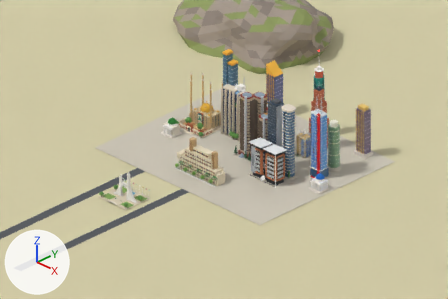
An edit to the Blender file blender/cyberlife.blend, drawn before and after from the same camera.
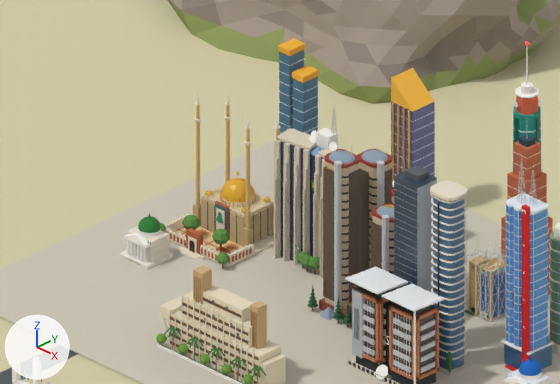
There are two pictures of each version: one from the file's camera 'PreviewCam', one close up on the part from 26% to 74% of the width and 11% to 61% of the height. Every picture has the same lights, and +X, +Y and +Z are marked at lower left. The first two pictures are the older version.

In view in the first close-up: 'Ground', 'aso-rock_instance', 'atlantic-trust_instance', 'cbn_instance', 'galaxy-backbone_instance', 'min-finance_instance', 'naira-pay_instance', 'national-mosque_instance', 'nirsal_instance', 'nnpc_instance', 'nrs_instance', 'ship-house_instance', 'wtc_instance' and 5 more.
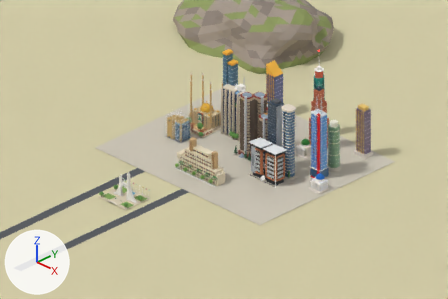
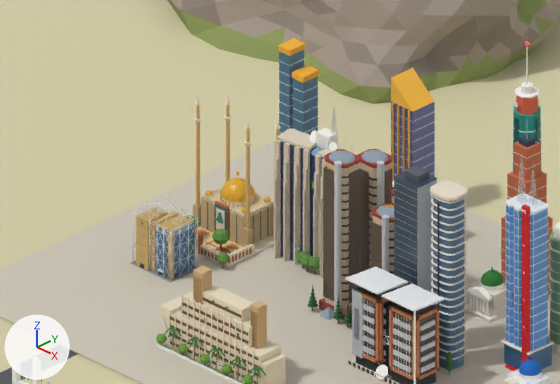
Where the change shows, as pixel boxes (x1, y1, x2, y2) in the close-ups (560 x 384 px):
'nirsal_instance', reshaped, moved
    before: (464, 243, 506, 322)
    after: (130, 197, 200, 282)
'min-finance_instance', moved
    before: (119, 213, 173, 269)
    after: (465, 267, 506, 323)
part 1 of me_nirsal_building, added
    after: (130, 260, 197, 282)
part 2 of me_nirsal_building, added (orange)
    after: (136, 213, 168, 270)
part 3 of me_nirsal_building, added
    after: (136, 207, 168, 222)
part 4 of me_nirsal_building, added (blue)
    after: (156, 227, 194, 277)
part 5 of me_nirsal_building, added (mostly hidden)
    after: (150, 214, 178, 272)
part 6 of me_nirsal_building, added
    after: (151, 211, 179, 225)
part 7 of me_nirsal_building, added
    after: (168, 232, 174, 279)
part 8 of me_nirsal_building, added
    after: (158, 223, 193, 234)
part 9 of me_nirsal_building, deleted
    before: (464, 243, 506, 322)
part 10 of me_nirsal_building, built on
    before: (466, 267, 506, 322)
    after: (155, 214, 195, 276)

Patch to the scene script:
```diff
--- a/blender/cyberlife.blend.py
+++ b/blender/cyberlife.blend.py
@@ me_nirsal_building @@
-me_nirsal_building.from_pydata(...)  # 4476 vertices, 3344 faces; spans x -5.5..5.6, y -5.0..5.5, z 0.0..20.7
-me_nirsal_building.materials.append(mat_cl_cfc8b8)  # pale yellow #cfc8b8
+me_nirsal_building.from_pydata(...)  # 1488 vertices, 1060 faces; spans x -7.5..7.5, y -5.4..5.4, z 0.0..14.6
+# me_nirsal_building part 1: a new loose piece, a box spanning x -7.54..7.54, y -5.44..5.44, z 0.0..0.15, in mat_cl_8b8f94 (grey #8b8f94)
+# me_nirsal_building part 2: a new loose piece, a box spanning x -5.5..-1.2, y -5.2..2.1, z 0.2..14.4, in mat_cl_c9a96b (orange #c9a96b)
+# me_nirsal_building part 3: a new loose piece, a box spanning x -5.57..-1.07, y -5.27..2.23, z 14.44..14.62, in mat_cl_c9a96b (orange #c9a96b)
+# me_nirsal_building part 4: a new loose piece, a box spanning x 0.7..6.3, y -4.2..4.4, z 0.2..12.4, in mat_cl_2a5ea8_r8 (blue #6199ce)
+# me_nirsal_building part 5: a new loose piece, a box spanning x -1.2..0.7, y -4.5..4.4, z 0.1..14.1, in mat_cl_c9a96b (orange #c9a96b)
+# me_nirsal_building part 6: a new loose piece, a box spanning x -1.2..0.75, y -4.5..4.42, z 14.1..14.21, in mat_cl_c9a96b (orange #c9a96b)
+# me_nirsal_building part 7: a new loose piece, a 32-sided cylinder along z spanning x 5.1..6.8, y -4.7..-3.0, z 0.1..14.2, in mat_cl_c9a96b (orange #c9a96b)
+# me_nirsal_building part 8: a new loose piece, a box spanning x 0.7..6.1, y -4.0..4.2, z 12.4..13.7, in mat_cl_7fc4e0_r20 (cyan #7fc4e0)
+# me_nirsal_building part 9: 257 loose pieces with 4308 vertices, spanning x -5.5..5.6, y -5.0..5.5, z 0.0..20.7, are deleted
+# me_nirsal_building part 10: 1 vertex moved within x 1.2, y -4.2, z 0.2; 61 vertices removed from x -5.0..5.0, y -4.3..4.3, z 0.0..15.0; 1021 vertices added at x -6.5..6.4, y -5.0..4.4, z 0.1..13.9
+# other edits to the shape of me_nirsal_building do not show in these pictures
 me_nirsal_building.materials.append(mat_cl_c9a96b)
 me_nirsal_building.materials.append(mat_cl_8a7458)
-me_nirsal_building.materials.append(mat_cl_3a78c2_r25)  # blue #3a78c2
-me_nirsal_building.materials.append(mat_cl_262a30)  # dark grey #262a30
 me_nirsal_building.materials.append(mat_cl_3c4a5a_r40)
-me_nirsal_building.materials.append(mat_cl_f4f2ec)  # white #f4f2ec
 me_nirsal_building.materials.append(mat_cl_7fc4e0_r20)
@@ me_nirsal_building @@
 me_nirsal_building.materials.append(mat_cl_3a7bd5_r30)
-me_nirsal_building.materials.append(mat_cl_eceef0_r30)  # white #eceef0
-me_nirsal_building.materials.append(mat_cl_1e7a3c)  # dark green #1e7a3c
-me_nirsal_building.materials.append(mat_cl_4f7d3a)  # green #4f7d3a
-me_nirsal_building.materials.append(mat_cl_7a5c3e)  # brown #7a5c3e
-me_nirsal_building.materials.append(mat_cl_6f9e3c)  # green #6f9e3c
+me_nirsal_building.materials.append(mat_cl_2a5ea8_r8)  # blue #6199ce
+me_nirsal_building.materials.append(mat_cl_ffffff)  # white #ffffff
+me_nirsal_building.materials.append(mat_cl_8b8f94)  # grey #8b8f94
+me_nirsal_building.materials.append(mat_cl_1f2a36_r30)  # dark blue #1f2a36
@@ col_nirsal @@
 col_nirsal.objects.link(ob_nirsal_building)
+col_nirsal.objects.link(ob_nirsal_frame)
@@ ob_min_finance_instance @@
 ob_min_finance_instance = bpy.data.objects.new('min-finance_instance', None)
-ob_min_finance_instance.location = (-56.0, -14.0, 0.3)
+ob_min_finance_instance.location = (28.0, 28.0, 0.3)
 ob_min_finance_instance.instance_type = 'COLLECTION'
@@ ob_nirsal_instance @@
 ob_nirsal_instance = bpy.data.objects.new('nirsal_instance', None)
-ob_nirsal_instance.location = (28.0, 28.0, 0.3)
+ob_nirsal_instance.location = (-49.0, -14.0, 0.3)
 ob_nirsal_instance.instance_type = 'COLLECTION'
@@ ob_nirsal_frame @@
+ob_nirsal_frame = bpy.data.objects.new('nirsal_Frame', me_nirsal_frame)  # 4204 vertices, 2524 faces; spans x -7.9..7.9, y -4.9..5.0, z 0.1..21.2; in mat_cl_f2f2ee_r30 (white #f2f2ee)
+ob_nirsal_frame.location = (0.0, 0.0, 0.0)
```
